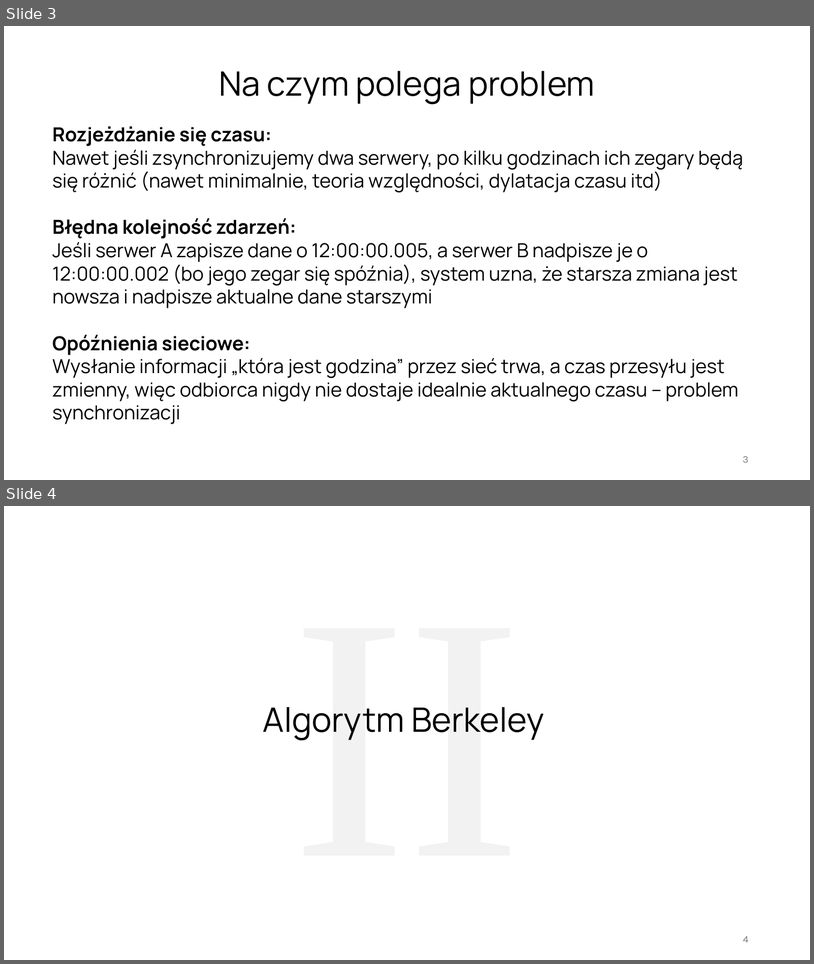
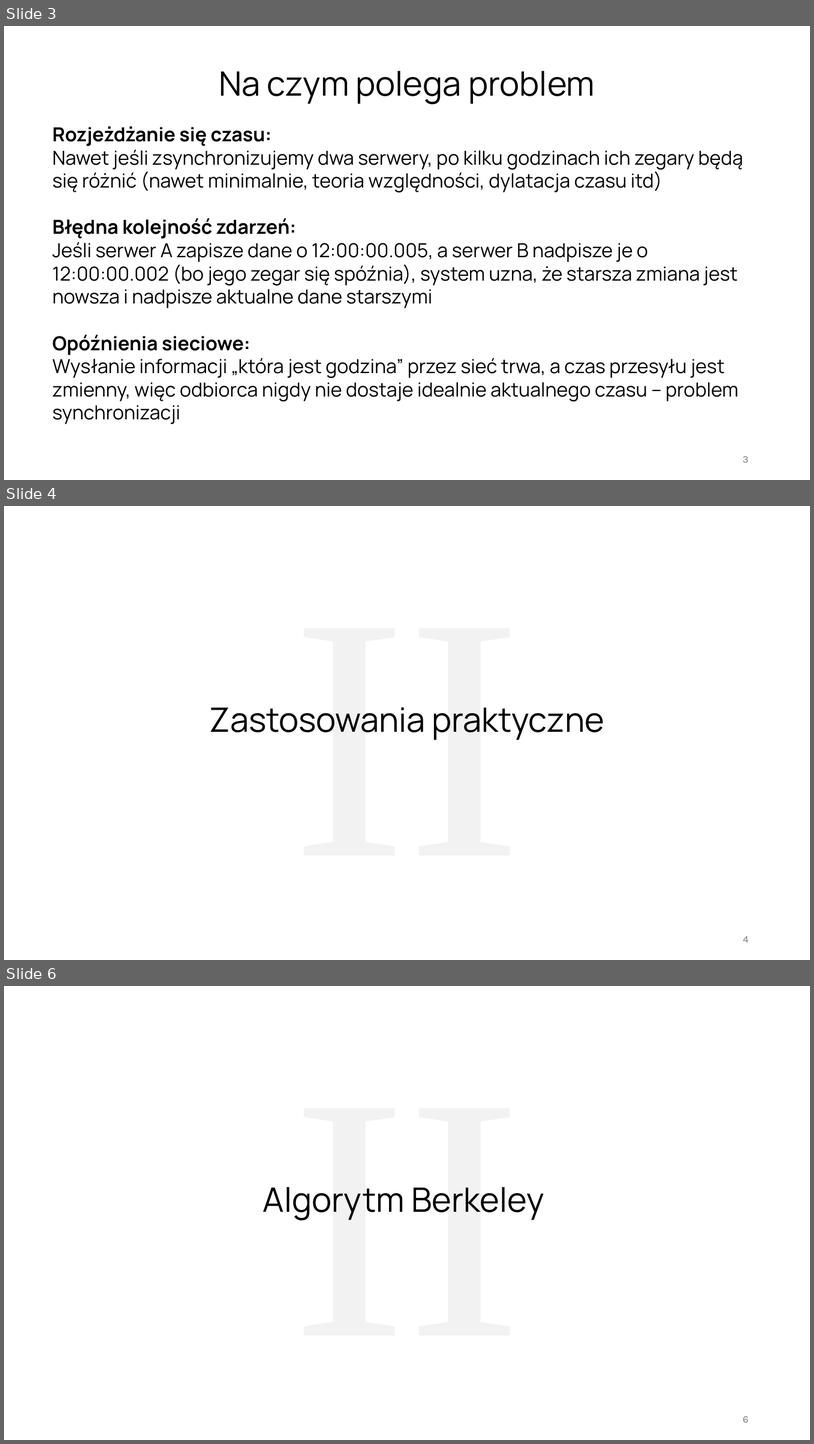
Before and after one commit to staniekk/psr-projekt, a slide deck: psr-niestacjonarne-projekt-2026.pptx. Shown one above the other, each under a label of ours: slides 3 and 4 before the commit, slides 3, 4 and 6 after it; the slides between them are not shown. The pictures are 814x964 and 814x1444 pixels, drawn with LibreOffice and Linux fonts; fonts in the diff are those of the drawing. Boxes give left, top, right and bottom in pixels: in the first picture for what was removed or moved away, otherwise in the second. Text is boxed around its words. In the diff, an @@ line names an element or a change of style, - is before the commit and + after.

```diff
--- a/psr-niestacjonarne-projekt-2026.pptx
+++ b/psr-niestacjonarne-projekt-2026.pptx
@@ slide 4 added at bbox=[4, 506, 810, 960], background #FFFFFF @@
@@ text added at bbox=[210, 707, 605, 740], 40 pt, text #000000 @@
+Zastosowania praktyczne
@@ text added at bbox=[291, 707, 522, 740], 413 pt, text #F2F2F2 @@
+II
@@ page number added at bbox=[743, 936, 749, 942], 12 pt, text #797979 @@
+4
@@ what was slide 4 is now slide 6 @@
@@ page number at bbox=[743, 1416, 749, 1422]: text changed @@
-4
+6
```
Also in this commit, not shown: 3 other slides added, 2 other files.
